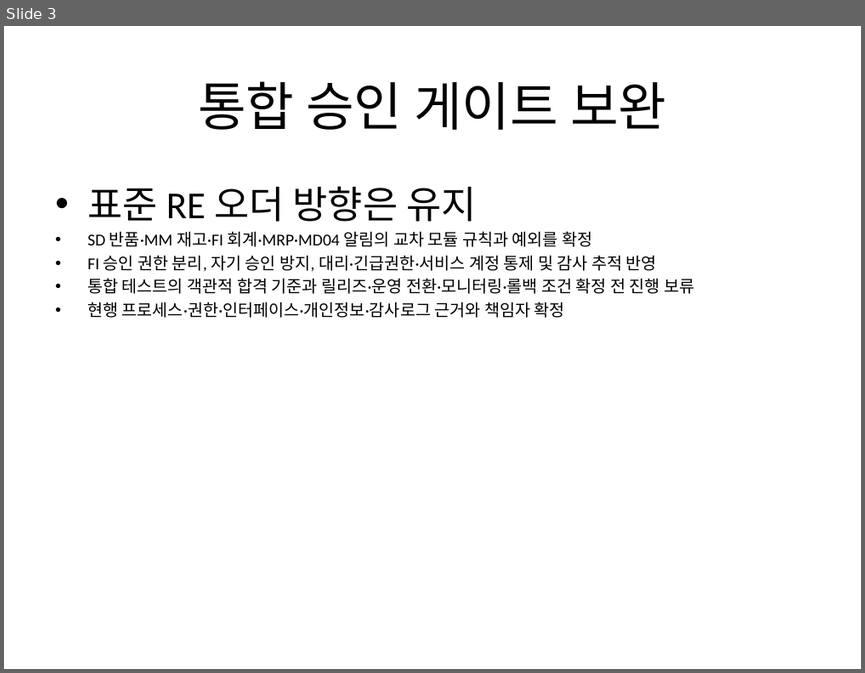
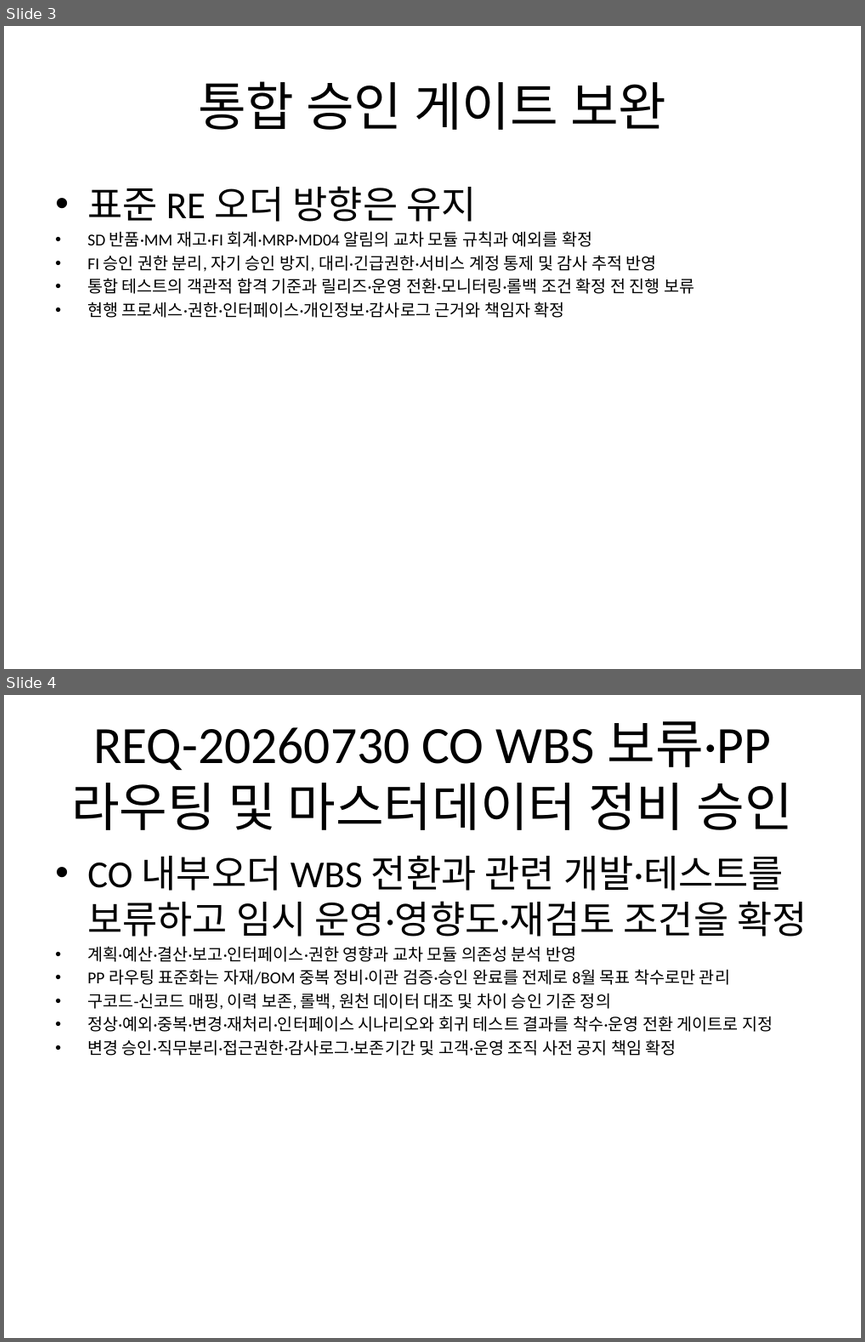
Before and after one commit to Abraxaspark91/n8n_termpjt, a slide deck: scenarios/live/deliverables/보고_장표.pptx. Shown one above the other, each under a label of ours: slide 3 before the commit, slides 3 and 4 after it. The pictures are 865x673 and 865x1342 pixels, drawn with LibreOffice and Linux fonts; fonts in the diff are those of the drawing. Boxes give left, top, right and bottom in pixels: in the first picture for what was removed or moved away, otherwise in the second. Text is boxed around its words. In the diff, an @@ line names an element or a change of style, - is before the commit and + after.

```diff
--- a/scenarios/live/deliverables/보고_장표.pptx
+++ b/scenarios/live/deliverables/보고_장표.pptx
@@ slide 4 added at [4,695,861,1338], background #FFFFFF @@
@@ title added at [71,721,792,830], 44 pt, text #000000 @@
+REQ-20260730 CO WBS 보류·PP 라우팅 및 마스터데이터 정비 승인
@@ text added at [87,855,806,1055], 14 pt, text #000000 @@
+• CO 내부오더 WBS 전환과 관련 개발·테스트를 보류하고 임시 운영·영향도·재검토 조건을 확정
+• 계획·예산·결산·보고·인터페이스·권한 영향과 교차 모듈 의존성 분석 반영
+• PP 라우팅 표준화는 자재/BOM 중복 정비·이관 검증·승인 완료를 전제로 8월 목표 착수로만 관리
+• 구코드-신코드 매핑, 이력 보존, 롤백, 원천 데이터 대조 및 차이 승인 기준 정의
+• 정상·예외·중복·변경·재처리·인터페이스 시나리오와 회귀 테스트 결과를 착수·운영 전환 게이트로 지정
+• 변경 승인·직무분리·접근권한·감사로그·보존기간 및 고객·운영 조직 사전 공지 책임 확정
```
Also in this commit, not shown: 8 other files.
